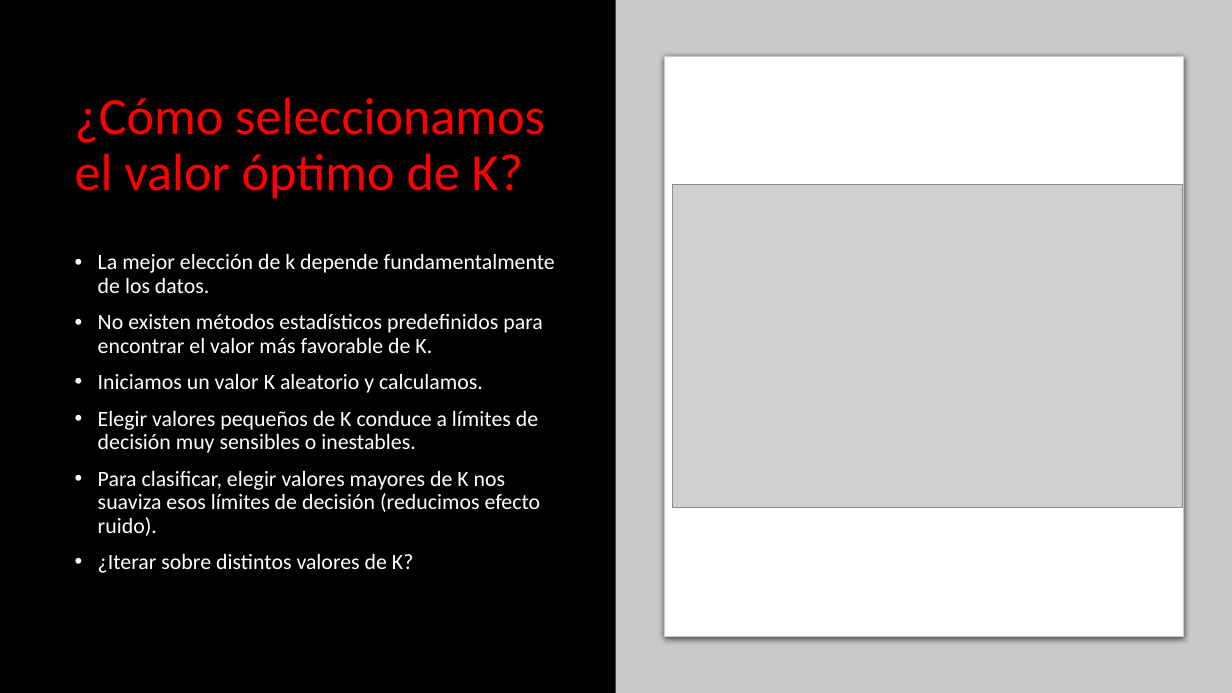
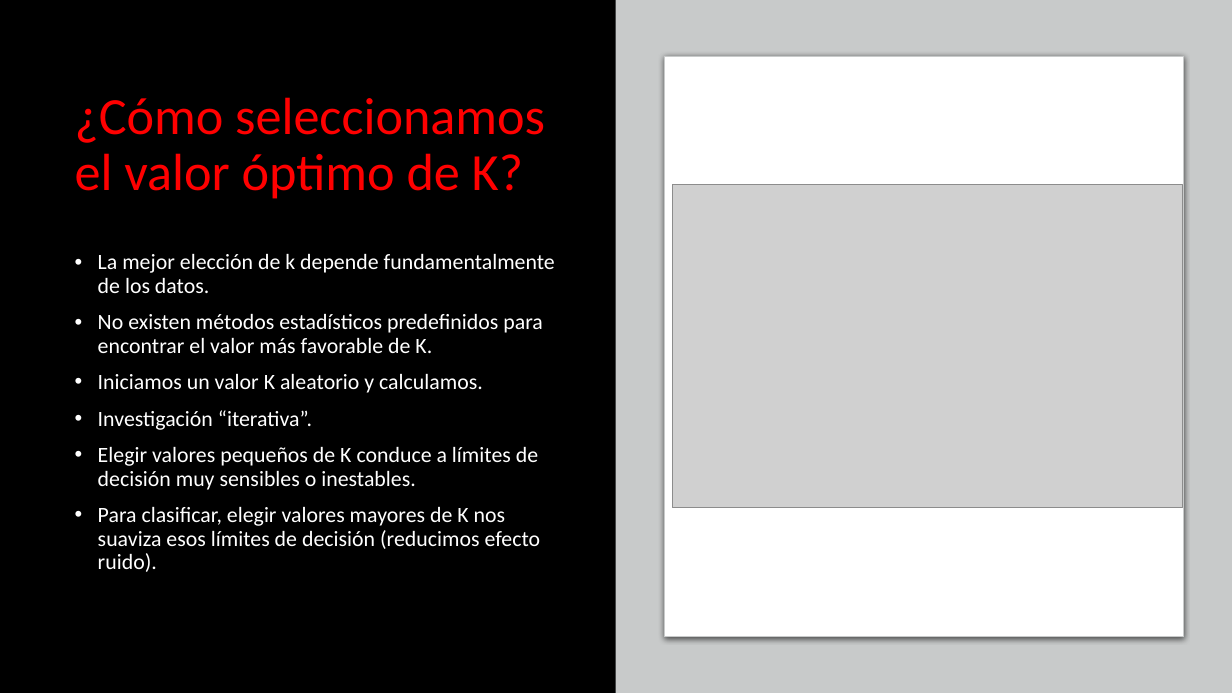
Before and after one commit to CarlosDiazGirol/thebridgedsftsep20, a slide deck: slide 5 of 3-Machine Learning/1-Supervisado/KNN/Machine Learning - KNN.pptx. Drawn at 1232x693 pixels with LibreOffice and Linux fonts; fonts in the diff are those of the drawing; grey boxes stand for pictures. Boxes give left, top, right and bottom in pixels: in the first picture for what was removed or moved away, otherwise in the second. Text is boxed around its words. In the diff, an @@ line names an element or a change of style, - is before the commit and + after.

```diff
--- a/3-Machine Learning/1-Supervisado/KNN/Machine Learning - KNN.pptx
+++ b/3-Machine Learning/1-Supervisado/KNN/Machine Learning - KNN.pptx
@@ text at (98, 410, 312, 430): paragraph added @@
+• Investigación “iterativa”.
@@ text at (98, 554, 413, 573): paragraph removed @@
-• ¿Iterar sobre distintos valores de K?
```
Also in this commit, not shown: 2 other slides changed, 1 other file.
